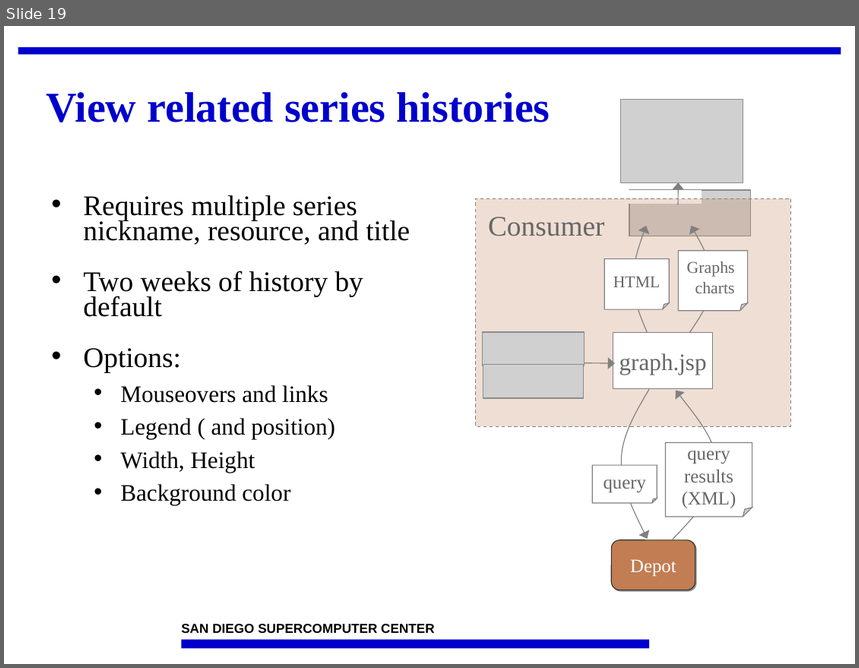
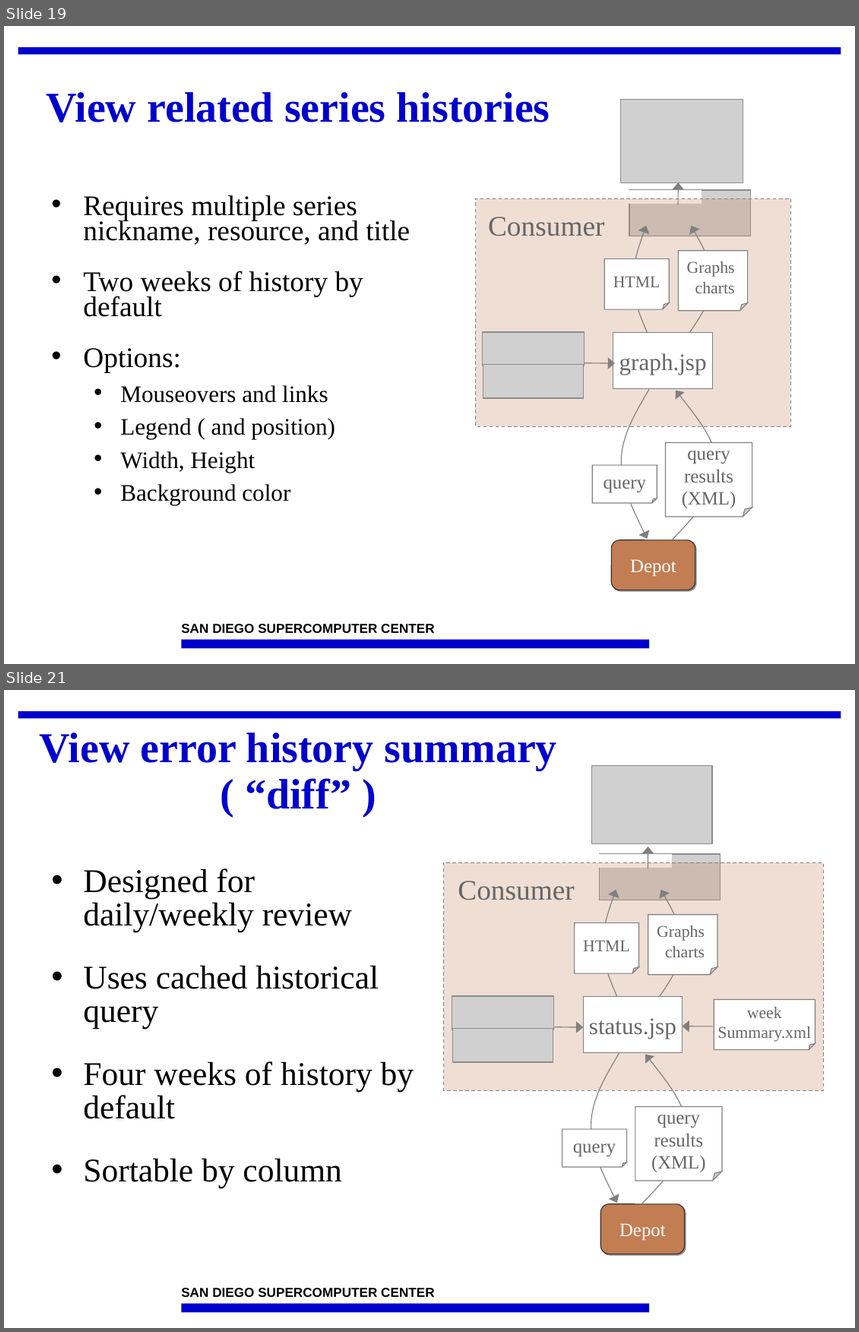
Before and after one commit to IncaProject/inca-xsede, a slide deck: talks/2008workshop/consumer.ppt. Shown one above the other, each under a label of ours: slide 19 before the commit, slides 19 and 21 after it; the slides between them are not shown. The pictures are 859x668 and 859x1332 pixels, drawn with LibreOffice and Linux fonts; fonts in the diff are those of the drawing; grey boxes stand for pictures; background and template pictures are left out. Boxes give left, top, right and bottom in pixels: in the first picture for what was removed or moved away, otherwise in the second. Text is boxed around its words. In the diff, an @@ line names an element or a change of style, - is before the commit and + after.

```diff
--- a/talks/2008workshop/consumer.ppt
+++ b/talks/2008workshop/consumer.ppt
@@ slide 21 added at [4, 690, 855, 1328], background #FFFFFF; not listed: 3 template elements that a slide beside it also shows @@
@@ title added at [39, 733, 557, 809], 36 pt, text #0000CC, bold @@
+View error history summary
+( “diff” )
@@ picture added at [592, 766, 713, 844] @@
@@ arrow added from (648, 869) to (648, 847), #808080 0.74 pt @@
@@ text added at [83, 869, 414, 1189], 28 pt, text #000000 @@
+• Designed for daily/weekly review
+• Uses cached historical query
+• Four weeks of history by default
+• Sortable by column
@@ rectangle added at [443, 863, 823, 1091], fill #C27D52 at 25% opacity, outline #808080 0.74 pt dashed @@
@@ rectangle added at [555, 854, 671, 867], fill #FFFFFF, outline #FFFFFF 0.74 pt @@
@@ picture added at [599, 854, 720, 901] @@
@@ text added at [458, 881, 574, 901], 24 pt, text #666666 @@
+Consumer
@@ freeform shape added at [602, 890, 617, 997], outline #808080 0.74 pt @@
@@ freeform shape added at [659, 890, 683, 997], outline #808080 0.74 pt @@
@@ folded corner added at [648, 915, 718, 975], fill #FFFFFF, outline #808080 0.74 pt, 14 pt, text #666666 @@
+Graphs
+charts
@@ folded corner added at [574, 923, 639, 973], fill #FFFFFF, outline #808080 0.74 pt, 14 pt, text #666666 @@
+HTML
@@ picture added at [452, 996, 554, 1030] @@
@@ rectangle added at [584, 996, 683, 1053], fill #FFFFFF, outline #808080 0.74 pt, 20 pt, text #666666 @@
+status.jsp
@@ folded corner added at [714, 1000, 815, 1050], fill #FFFFFF, outline #808080 0.74 pt, 14 pt, text #666666 @@
+week
+Summary.xml
@@ picture added at [452, 1029, 553, 1062] @@
@@ arrow added from (555, 1027) to (584, 1028), #808080 0.74 pt @@
@@ arrow added from (713, 1026) to (683, 1026), #808080 0.74 pt @@
@@ freeform shape added at [591, 1053, 619, 1203], outline #808080 0.74 pt @@
@@ freeform shape added at [642, 1054, 687, 1203], outline #808080 0.74 pt @@
@@ folded corner added at [636, 1107, 722, 1181], fill #FFFFFF, outline #808080 0.74 pt, 16 pt, text #666666 @@
+query results (XML)
@@ folded corner added at [563, 1129, 627, 1167], fill #FFFFFF, outline #808080 0.74 pt, 16 pt, text #666666 @@
+query
@@ rounded rectangle added at [601, 1204, 684, 1255], fill #C27D52, outline #333333 0.74 pt, 16 pt, text #FFFFFF @@
+Depot
```
Also in this commit, not shown: 8 slides changed, 18 other slides added, 15 slides removed.
